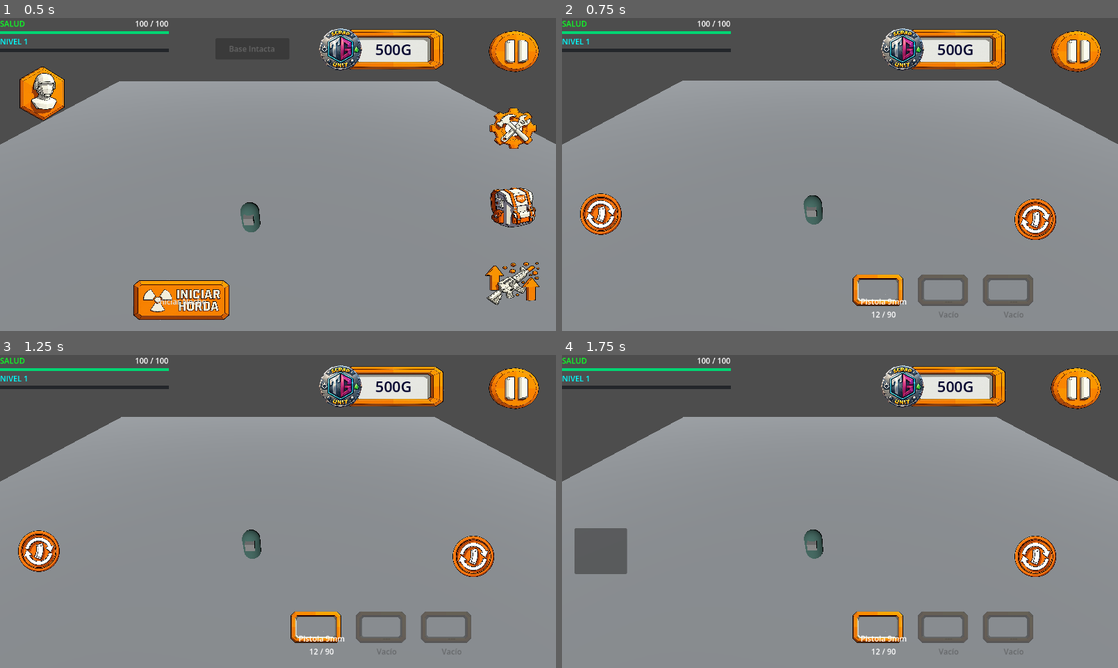
Above: before the commit, frames 1-4 (two rows, left to right).
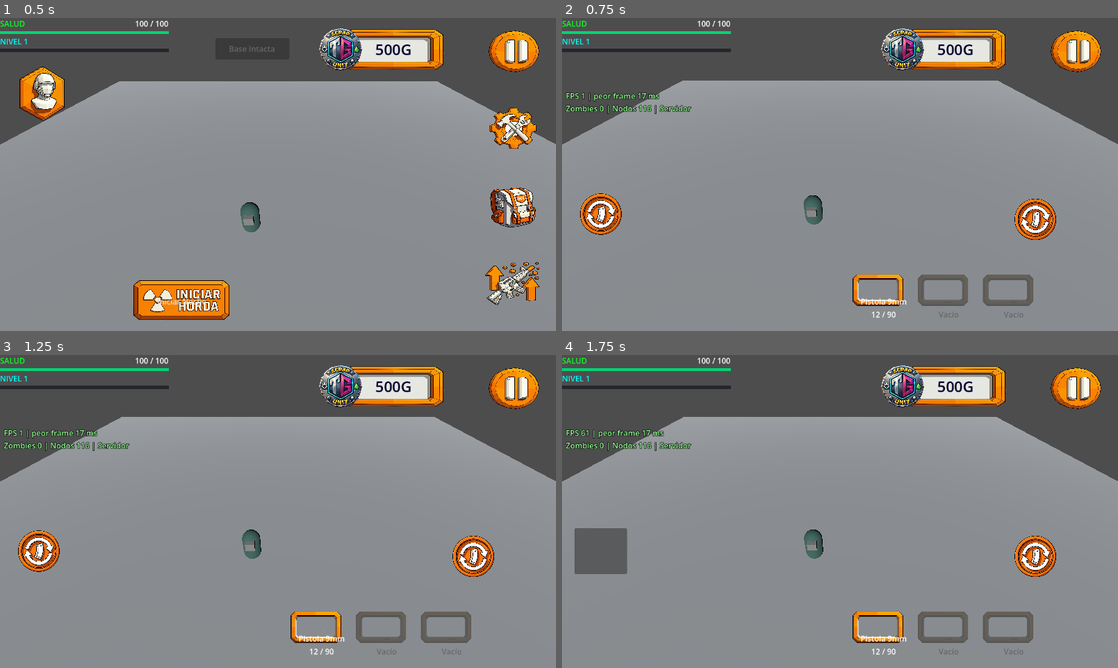
Above: after the commit, the same moments.

Repository: Baloocito/TopindeZombiesGame
Game: Godot game, scene res://scenes/mundo.tscn
The game is run twice, just before and just after one commit, with the same random seed, the same clock (stepped at 60 frames per second) and the same inputs. This scene is started directly instead of the project's main scene.
Inputs (mouse positions are in pixels of both pictures, inside the frame that each line leads up to):
- Up to frame 1 (0.5 s): no input
- Up to frame 2 (0.75 s): click "Iniciar Noche" at 0.5 s
- Up to frame 3 (1.25 s): no input
- Up to frame 4 (1.75 s): click (600, 552) at 1.25 s

Frame 1 is identical in both runs. In frame 2, 0.5% of the frame differs, in the area x 0-24%, y 23-31%; in frame 3, 0.5%; in frame 4, 0.6%.

Commit message:
Fase 1: guardado al cerrar cada noche, Continuar partida y rendimiento
Guardado
- identidad del jugador guardada en el equipo (user://identidad.txt)
- al terminar cada noche cada pantalla manda su personaje al servidor y el
  anfitrion escribe user://partida_guardada.json (equipo, estructuras,
  torretas con arma y balas, planos y cada personaje)
- boton "Continuar partida (Noche N)" en el lobby; cada jugador recupera su
  personaje por identidad (o el primero libre). El Game Over borra el guardado
- quien entra tarde o continua recibe estructuras, planos y precios del equipo

Red
- los sincronizadores de estructuras solo hablan con peers que ya tienen
  Mundo cargado (sin "Node not found" al entrar o continuar)

Rendimiento (medido con 70 zombies en servidor headless)
- zombies con colision de capsula en vez de cilindro: fisica 7,4 -> 3,8 ms
- IA de zombies (buscar presa y ruta) cada 0,25 s en vez de cada frame
- medidor de FPS, peor frame y zombies en builds de depuracion (F3 en PC)

Co-Authored-By: Claude Opus 5.5 <noreply@anthropic.com>
Claude-Session: https://claude.ai/code/session_01SkoGsYVvcyhCwY8ZcnQf1n

Diff:
--- a/prefabs/zombie.tscn
+++ b/prefabs/zombie.tscn
@@ -3,8 +3,9 @@
 [ext_resource type="Script" uid="uid://c6vqddrh24osb" path="res://scripts/zombie.gd" id="1_85317"]
 [ext_resource type="PackedScene" uid="uid://fcjb23b1ra3m" path="res://assets/robot/robot_run.glb" id="2_vlph1"]
 
-[sub_resource type="CylinderShape3D" id="CylinderShape3D_kewk0"]
-radius = 0.6
+[sub_resource type="CapsuleShape3D" id="CylinderShape3D_kewk0"]
+radius = 0.5
+height = 2.0
 
 [sub_resource type="SceneReplicationConfig" id="SceneReplicationConfig_vlph1"]
 properties/0/path = NodePath(".:position")
--- a/scripts/autoload/estado_partida.gd
+++ b/scripts/autoload/estado_partida.gd
@@ -56,9 +56,27 @@
 # ya se cerró" (su id NO está acá, y no tiene token de reconexión válido).
 var ids_iniciales: Array = []
 
+# Identidad del jugador que sobrevive a cerrar el juego (guardada en el
+# equipo). Sirve para devolverle a cada uno SU personaje al continuar una
+# partida guardada. mi_token, en cambio, es solo de esta sesión.
+const RUTA_IDENTIDAD := "user://identidad.txt"
+var id_persistente: String = ""
+
+# Partida guardada que el anfitrión eligió continuar (vacío = partida nueva).
+var partida_a_cargar: Dictionary = {}
+
 func _ready():
 	if mi_token == "":
 		mi_token = str(Time.get_ticks_usec()) + "_" + str(randi())
+	id_persistente = _cargar_o_crear_identidad()
+
+func _cargar_o_crear_identidad() -> String:
+	var existente := FileAccess.get_file_as_string(RUTA_IDENTIDAD).strip_edges()
+	if existente != "": return existente
+	var nuevo := Crypto.new().generate_random_bytes(8).hex_encode()
+	var f := FileAccess.open(RUTA_IDENTIDAD, FileAccess.WRITE)
+	if f: f.store_string(nuevo)
+	return nuevo
 
 # El servidor le informa a cada peer (nuevo o reconectado) cuál es el nombre
 # real de SU nodo de jugador bajo ContenedorJugadores.
@@ -203,7 +221,7 @@
 		# servidor no devolvía el personaje.
 		cliente_reentrando = false
 		mostrar_overlay_texto("Sincronizando partida…")
-		escena_actual.solicitar_sincronizacion_tardia.rpc_id(1, mi_token)
+		escena_actual.solicitar_sincronizacion_tardia.rpc_id(1, mi_token, id_persistente)
 		return
 	# Estamos en el Lobby. Si seguimos conectados mientras cargamos Mundo, el
 	# servidor nos manda los jugadores y zombies que ya existen ANTES de que
--- a/scripts/autoload/guardado_global.gd
+++ b/scripts/autoload/guardado_global.gd
@@ -44,3 +44,26 @@
 			record_oleada = datos_recuperados.get("record_oleada", 1)
 			zombies_totales = datos_recuperados.get("zombies_totales", 0)
 			print("¡Datos Cargados! Récord: Día ", record_oleada)
+
+# ==========================================================
+# PARTIDA EN CURSO (Fase 1: guardado al cerrar cada noche)
+# ==========================================================
+# Solo la guarda el anfitrión. Se sobrescribe al terminar cada noche y se
+# borra con el Game Over.
+const RUTA_PARTIDA := "user://partida_guardada.json"
+
+func guardar_partida(datos: Dictionary) -> void:
+	var f := FileAccess.open(RUTA_PARTIDA, FileAccess.WRITE)
+	if f: f.store_string(JSON.stringify(datos, "\t"))
+
+func existe_partida() -> bool:
+	return FileAccess.file_exists(RUTA_PARTIDA)
+
+func cargar_partida() -> Dictionary:
+	if not existe_partida(): return {}
+	var datos = JSON.parse_string(FileAccess.get_file_as_string(RUTA_PARTIDA))
+	return datos if typeof(datos) == TYPE_DICTIONARY else {}
+
+func borrar_partida() -> void:
+	if existe_partida():
+		DirAccess.remove_absolute(ProjectSettings.globalize_path(RUTA_PARTIDA))
--- a/scripts/base/estructura_base.gd
+++ b/scripts/base/estructura_base.gd
@@ -21,6 +21,17 @@
 func _ready():
 	if not is_in_group("barricadas"):
 		add_to_group("barricadas")
+	# El sincronizador solo le manda datos a quien ya tiene la escena Mundo
+	# cargada y recibió esta estructura. Sin esto, un jugador que todavía
+	# cargaba (o que continuaba una partida guardada) recibía datos de una
+	# estructura que aún no existía en su pantalla ("Node not found").
+	var sync := get_node_or_null("MultiplayerSynchronizer") as MultiplayerSynchronizer
+	if sync and multiplayer.is_server():
+		sync.public_visibility = false
+		var mundo = get_tree().current_scene
+		if mundo and "peers_en_mundo" in mundo:
+			for peer_id in mundo.peers_en_mundo:
+				sync.set_visibility_for(peer_id, true)
 
 # Daño desde zombies (corre en el servidor).
 func recibir_dano(cantidad: int):
--- a/scripts/jugador.gd
+++ b/scripts/jugador.gd
@@ -565,3 +565,63 @@
 
 func stat_en_tope(estadistica: String) -> bool:
 	return puntos_en_stat.get(estadistica, 0) >= int(Balance.stat(estadistica)["tope_puntos"])
+
+# ==========================================================
+# 8. GUARDADO DE PARTIDA (Fase 1)
+# ==========================================================
+# El servidor guarda la partida al cerrar cada noche, pero los datos de cada
+# personaje viven en la pantalla de su dueño. Estas dos funciones los
+# empaquetan para mandarlos al servidor y los restauran al continuar.
+
+func exportar_estado() -> Dictionary:
+	var armas := []
+	for arma in armas_inventario: armas.append(arma.a_diccionario())
+	var equipadas := []
+	for arma in armas_equipadas: equipadas.append(armas_inventario.find(arma) if arma else -1)
+	return {
+		"nivel": nivel, "experiencia": experiencia_actual, "puntos_mejora": puntos_mejora,
+		"puntos_en_stat": puntos_en_stat.duplicate(),
+		"stat_salud_maxima": stat_salud_maxima, "stat_agilidad": stat_agilidad,
+		"stat_destreza": stat_destreza, "stat_ingenieria": stat_ingenieria,
+		"stat_recoleccion": stat_recoleccion,
+		"municion": municion_reserva.duplicate(),
+		"armas": armas, "equipadas": equipadas, "slot_actual": slot_actual
+	}
+
+func importar_estado(d: Dictionary) -> void:
+	if d.is_empty(): return
+	nivel = int(d.get("nivel", 1))
+	experiencia_actual = int(d.get("experiencia", 0))
+	puntos_mejora = int(d.get("puntos_mejora", 0))
+	for k in d.get("puntos_en_stat", {}).keys(): puntos_en_stat[k] = int(d["puntos_en_stat"][k])
+	stat_salud_maxima = int(d.get("stat_salud_maxima", stat_salud_maxima))
+	stat_agilidad = float(d.get("stat_agilidad", stat_agilidad))
+	stat_destreza = float(d.get("stat_destreza", stat_destreza))
+	stat_ingenieria = float(d.get("stat_ingenieria", stat_ingenieria))
+	stat_recoleccion = float(d.get("stat_recoleccion", stat_recoleccion))
+	for tipo in d.get("municion", {}).keys(): municion_reserva[tipo] = int(d["municion"][tipo])
+
+	var armas: Array = d.get("armas", [])
+	if not armas.is_empty():
+		armas_inventario.clear()
+		for datos in armas: armas_inventario.append(ArmaData.desde_diccionario(datos))
+		armas_equipadas.fill(null)
+		var equipadas: Array = d.get("equipadas", [])
+		for i in range(mini(3, equipadas.size())):
+			var idx := int(equipadas[i])
+			if idx >= 0 and idx < armas_inventario.size():
+				equipar_en_slot(armas_inventario[idx], i)
+		arma_actual = null
+		var slot := int(d.get("slot_actual", 0))
+		if slot < 0 or slot > 2 or armas_equipadas[slot] == null:
+			slot = 0
+			for k in range(3):
+				if armas_equipadas[k] != null:
+					slot = k
+					break
+		cambiar_arma(slot)
+
+	salud_actual = stat_salud_maxima
+	actualizar_ui_vida()
+	actualizar_ui_xp()
+	actualizar_ui_municion()
--- a/scripts/lobby.gd
+++ b/scripts/lobby.gd
@@ -40,6 +40,8 @@
 var input_contrasena_unirse: LineEdit
 var label_estado_sala: Label
 var boton_volver: Button
+var boton_continuar: Button
+var _continuando: bool = false
 
 func _ready():
 	boton_iniciar.hide()
@@ -95,7 +97,31 @@
 	boton_volver.pressed.connect(_volver_al_menu)
 	vbox.add_child(boton_volver)
 
+	# --- Continuar la última partida guardada (Fase 1) ---
+	# Solo lo ve quien tiene una partida guardada en este equipo (el anfitrión
+	# de esa partida). Los demás se unen normal y recuperan su personaje.
+	boton_continuar = Button.new()
+	vbox.add_child(boton_continuar)
+	vbox.move_child(boton_continuar, btn_host.get_index() + 1)
+	boton_continuar.pressed.connect(_on_btn_continuar_pressed)
+	var guardada := GuardadoGlobal.cargar_partida()
+	if guardada.is_empty():
+		boton_continuar.hide()
+	else:
+		var n_jugadores := maxi(1, guardada.get("jugadores", {}).size())
+		boton_continuar.text = "Continuar partida (Noche %d, %d jugador%s)" % [int(guardada.get("oleada", 1)), n_jugadores, "" if n_jugadores == 1 else "es"]
+
 	_actualizar_texto_boton_host()
+
+func _on_btn_continuar_pressed():
+	var guardada := GuardadoGlobal.cargar_partida()
+	if guardada.is_empty(): return
+	EstadoPartida.partida_a_cargar = guardada
+	cantidad_deseada = clampi(guardada.get("jugadores", {}).size(), 1, MAX_CLIENTS)
+	spin_cantidad.value = cantidad_deseada
+	_continuando = true
+	_on_btn_host_pressed()
+	_continuando = false
 
 func _actualizar_texto_boton_host():
 	btn_host.text = "Jugar Solo" if cantidad_deseada <= 1 else "Crear Partida (Host)"
@@ -117,6 +143,9 @@
 # BOTONES DE CONEXIÓN
 # ==========================================
 func _on_btn_host_pressed():
+	# Partida nueva salvo que venga de "Continuar partida".
+	if not _continuando:
+		EstadoPartida.partida_a_cargar = {}
 	var error = peer.create_server(EstadoPartida.PUERTO_RED, MAX_CLIENTS)
 	if error != OK:
 		print("Error al crear el Host: ", error)
@@ -165,6 +194,7 @@
 	btn_host.hide()
 	btn_unirse.hide()
 	input_ip.hide()
+	if boton_continuar: boton_continuar.hide()
 	fila_cantidad.hide()
 	input_contrasena_crear.hide()
 	input_contrasena_unirse.hide()
--- a/scripts/mundo.gd
+++ b/scripts/mundo.gd
@@ -186,6 +186,7 @@
 
 func _on_peer_desconectado(id: int):
 	if not multiplayer.is_server(): return
+	peers_en_mundo.erase(id)
 
 	var token = null
 	for t in token_por_id.keys():
@@ -216,7 +217,7 @@
 # NUEVA función: la llama el propio cliente (nuevo O reconectado) cuando YA
 # cargó Mundo.tscn. Un solo punto de entrada para los dos casos.
 @rpc("any_peer", "reliable")
-func solicitar_sincronizacion_tardia(token: String):
+func solicitar_sincronizacion_tardia(token: String, id_persistente: String = ""):
 	if not multiplayer.is_server(): return
 	var id = multiplayer.get_remote_sender_id()
 
@@ -233,6 +234,8 @@
 		token_por_id[token] = id
 		EstadoPartida.informar_id_logico.rpc_id(id, id)
 		sincronizar_jugador_tardio.rpc_id(id, oleada_actual, dinero_global, fase_combate)
+		_enviar_estado_equipo(id)
+		_enviar_datos_guardados(id, id_persistente)
 		return
 
 	# --- ¿Es una reconexión dentro de la ventana de gracia? ---
@@ -252,9 +255,7 @@
 			EstadoPartida.informar_id_logico.rpc_id(id, id_logico)
 			sincronizar_jugador_tardio.rpc_id(id, oleada_actual, dinero_global, fase_combate)
 
-			for estructura in get_children():
-				if estructura.is_in_group("barricadas") and "tipo_estructura" in estructura and "salud_actual" in estructura:
-					reproducir_estructura_para_tardio.rpc_id(id, estructura.tipo_estructura, estructura.global_position, estructura.salud_actual, estructura.salud_maxima)
+			_enviar_estado_equipo(id)
 
 			# Le reproducimos a TODOS los jugadores existentes, incluido el suyo
 			# propio (su cliente es una conexión de red nueva -- nunca recibió
@@ -306,9 +307,8 @@
 		spawnear_jugador(id)
 		EstadoPartida.informar_id_logico.rpc_id(id, id)
 		sincronizar_jugador_tardio.rpc_id(id, oleada_actual, dinero_global, fase_combate)
-		for estructura in get_children():
-			if estructura.is_in_group("barricadas") and "tipo_estructura" in estructura and "salud_actual" in estructura:
-				reproducir_estructura_para_tardio.rpc_id(id, estructura.tipo_estructura, estructura.global_position, estructura.salud_actual, estructura.salud_maxima)
+		_enviar_estado_equipo(id)
+		_enviar_datos_guardados(id, id_persistente)
 		return
 
 	print("Jugador %s intentó entrar a una partida ya en curso sin token válido -- rechazado." % id)
@@ -397,6 +397,7 @@
 	loot.name = "Loot"
 	loot.m = self
 	add_child(loot)
+	$InterfazUI.add_child(MedidorRendimiento.new())
 
 	holograma.visible = false
 	panel_fase.visible = false
@@ -417,7 +418,7 @@
 		# congelada / personaje invisible que no responde. Se oculta solo en
 		# EstadoPartida.informar_id_logico() apenas el servidor confirma.
 		EstadoPartida.mostrar_overlay_texto("Sincronizando partida…")
-		solicitar_sincronizacion_tardia.rpc_id(1, EstadoPartida.mi_token)
+		solicitar_sincronizacion_tardia.rpc_id(1, EstadoPartida.mi_token, EstadoPartida.id_persistente)
 	conectar_botones_combate()
 
 	if multiplayer.is_server():
@@ -438,8 +439,11 @@
 
 		# El Host configura la partida inicial y avisa a todos
 		generar_jugadores_multijugador()
+		if not EstadoPartida.partida_a_cargar.is_empty():
+			_aplicar_partida_guardada(EstadoPartida.partida_a_cargar)
+			EstadoPartida.partida_a_cargar = {}
 		sumar_dinero(0)
-		fase_preparacion_en_red.rpc(1)
+		fase_preparacion_en_red.rpc(oleada_actual, false)
 
 func conectar_botones_combate():
 	var equipar_lambda = func(slot_id: int):
@@ -488,8 +492,10 @@
 	if boton_iniciar and not boton_iniciar.disabled:
 		boton_iniciar.text = "Iniciar Noche (" + str(listos) + "/" + str(totales) + ")"
 
+# dar_bono = false al empezar o continuar una partida: no hay noche recién
+# superada que premiar ni que guardar.
 @rpc("call_local", "reliable")
-func fase_preparacion_en_red(nueva_oleada: int):
+func fase_preparacion_en_red(nueva_oleada: int, dar_bono: bool = true):
 	oleada_actual = nueva_oleada
 	fase_combate = false
 	modo_construccion = false
@@ -509,8 +515,11 @@
 
 	# XP por noche superada (Manual v3 §5). Cada pantalla se la da a SU
 	# jugador: esta función ya corre en todos los peers.
-	if oleada_actual > 1:
+	if dar_bono and oleada_actual > 1:
 		_dar_experiencia_local(Balance.xp_por_noche(oleada_actual - 1))
+		# Guardado al cerrar la noche: cada pantalla manda su personaje al
+		# servidor, que escribe la partida completa.
+		_reportar_mi_estado()
 
 	animar_fase("DÍA " + str(oleada_actual) + ": PREPÁRATE", Color.WHITE)
 	cambiar_fase_ui(false)
@@ -743,6 +752,8 @@
 		if oleada_actual > GuardadoGlobal.record_oleada:
 			GuardadoGlobal.record_oleada = oleada_actual
 		GuardadoGlobal.guardar_datos()
+		# La partida terminó: ya no hay nada que continuar.
+		GuardadoGlobal.borrar_partida()
 
 	texto_game_over.visible = true
 	boton_reiniciar.visible = true
@@ -1085,3 +1096,160 @@
 	tween.tween_interval(3.0)
 	tween.tween_property(etiqueta, "modulate:a", 0.0, 0.6)
 	tween.tween_callback(etiqueta.queue_free)
+
+# ==========================================================
+# 12. GUARDADO AL CERRAR CADA NOCHE Y CONTINUAR (Fase 1)
+# ==========================================================
+# Al terminar una noche (fase_preparacion_en_red), cada pantalla manda los
+# datos de su personaje al servidor, y el servidor escribe la partida
+# completa en el equipo del anfitrión. Al continuar, el servidor reconstruye
+# el equipo y le devuelve a cada jugador su personaje según su identidad
+# guardada (si no la encuentra, le da el primer personaje libre).
+
+var _estado_jugadores: Dictionary = {}      # nombre del nodo del jugador -> datos (servidor)
+var _slots_guardados: Dictionary = {}       # al continuar: nombre viejo -> datos
+var _slots_entregados: Array = []
+var _datos_propios_pendientes: Dictionary = {}
+
+func _reportar_mi_estado():
+	var jugador = obtener_jugador_local()
+	if not jugador: return
+	var datos: Dictionary = jugador.exportar_estado()
+	datos["orden"] = int(str(jugador.name))
+	datos["id_persistente"] = EstadoPartida.id_persistente
+	reportar_estado_jugador.rpc_id(1, datos)
+
+# Se guarda por personaje (nombre del nodo), no por identidad: así dos
+# instancias del juego en el mismo PC (pruebas) no se pisan.
+@rpc("any_peer", "call_local", "reliable")
+func reportar_estado_jugador(datos: Dictionary):
+	if not multiplayer.is_server(): return
+	_estado_jugadores[str(datos.get("orden", 0))] = datos
+	GuardadoGlobal.guardar_partida(_snapshot_partida())
+
+func _snapshot_partida() -> Dictionary:
+	var estructuras := []
+	for n in get_children():
+		if n is EstructuraBase:
+			var e := {"tipo": n.tipo_estructura, "x": n.global_position.x, "y": n.global_position.y, "z": n.global_position.z,
+				"salud": n.salud_actual, "salud_maxima": n.salud_maxima}
+			if "arma_equipada" in n and n.arma_equipada:
+				e["arma"] = n.arma_equipada.a_diccionario()
+				e["balas"] = n.balas_cargadas
+			estructuras.append(e)
+	return {
+		"version": 1,
+		"fecha": Time.get_datetime_string_from_system(),
+		"oleada": oleada_actual,
+		"dinero": dinero_global,
+		"planos": planos_desbloqueados.duplicate(),
+		"nivel_armas": nivel_armas.duplicate(),
+		"construcciones": construcciones_realizadas.duplicate(),
+		"estructuras": estructuras,
+		"jugadores": _estado_jugadores.duplicate(true),
+	}
+
+# Servidor, al arrancar Mundo con una partida guardada.
+func _aplicar_partida_guardada(d: Dictionary):
+	oleada_actual = int(d.get("oleada", 1))
+	dinero_global = int(d.get("dinero", dinero_global))
+	planos_desbloqueados.clear()
+	for p in d.get("planos", []): planos_desbloqueados.append(str(p))
+	for k in d.get("nivel_armas", {}).keys(): nivel_armas[k] = int(d["nivel_armas"][k])
+	for k in d.get("construcciones", {}).keys(): construcciones_realizadas[k] = int(d["construcciones"][k])
+	for e in d.get("estructuras", []):
+		var pos := Vector3(float(e["x"]), float(e["y"]), float(e["z"]))
+		var nodo = _crear_estructura(str(e["tipo"]), pos)
+		if not nodo: continue
+		celdas_ocupadas[_llave_celda(pos)] = true
+		nodo.salud_maxima = int(e["salud_maxima"])
+		nodo.salud_actual = int(e["salud"])
+		if e.has("arma") and "arma_equipada" in nodo:
+			nodo.arma_equipada = ArmaData.desde_diccionario(e["arma"])
+			nodo.balas_cargadas = int(e.get("balas", 0))
+	_slots_guardados = d.get("jugadores", {})
+	# Los personajes que nadie reclamó todavía se siguen guardando, con una
+	# clave aparte para no chocar con los nombres de nodo de esta sesión.
+	_estado_jugadores.clear()
+	for k in _slots_guardados.keys():
+		_estado_jugadores["guardado_" + str(k)] = _slots_guardados[k]
+	# El anfitrión recupera su personaje de inmediato.
+	var mio := _tomar_slot(EstadoPartida.id_persistente, "1")
+	if not mio.is_empty():
+		var jugador = obtener_jugador_local()
+		if jugador: jugador.importar_estado(mio)
+	print("Partida guardada cargada: noche %d, %d jugadores guardados." % [oleada_actual, _slots_guardados.size()])
+
+# Busca el personaje guardado de esta identidad; si no está (otro equipo, o
+# varias instancias en el mismo PC), entrega el primero libre por orden.
+var _slot_de_nombre: Dictionary = {}  # nombre de nodo nuevo -> clave del slot que tomó
+
+func _tomar_slot(id_persistente: String, nombre_nuevo: String) -> Dictionary:
+	if _slots_guardados.is_empty(): return {}
+	# Si este personaje ya recibió su slot (pidió sincronizar dos veces), el mismo.
+	if _slot_de_nombre.has(nombre_nuevo):
+		return _slots_guardados[_slot_de_nombre[nombre_nuevo]]
+	var libres := _slots_guardados.keys().filter(func(k): return not (k in _slots_entregados))
+	if libres.is_empty(): return {}
+	libres.sort_custom(func(a, b): return int(_slots_guardados[a].get("orden", 0)) < int(_slots_guardados[b].get("orden", 0)))
+	var clave: String = libres[0]
+	for k in libres:
+		if str(_slots_guardados[k].get("id_persistente", "")) == id_persistente:
+			clave = k
+			break
+	_slots_entregados.append(clave)
+	_slot_de_nombre[nombre_nuevo] = clave
+	# Desde ahora ese personaje se guarda bajo el nombre de su nodo nuevo.
+	var datos: Dictionary = _slots_guardados[clave]
+	_estado_jugadores.erase("guardado_" + clave)
+	datos["orden"] = int(nombre_nuevo)
+	datos["id_persistente"] = id_persistente
+	_estado_jugadores[nombre_nuevo] = datos
+	return datos
+
+func _enviar_datos_guardados(id_red: int, id_persistente: String):
+	if _slots_guardados.is_empty(): return
+	var datos := _tomar_slot(id_persistente, str(id_red))
+	if not datos.is_empty():
+		cargar_estado_jugador.rpc_id(id_red, datos)
+
+@rpc("authority", "reliable")
+func cargar_estado_jugador(datos: Dictionary):
+	# Puede llegar antes que nuestro personaje: se aplica en _process.
+	_datos_propios_pendientes = datos
+
+func _process(_delta):
+	if _datos_propios_pendientes.is_empty(): return
+	var jugador = obtener_jugador_local()
+	if jugador and jugador.is_inside_tree():
+		jugador.importar_estado(_datos_propios_pendientes)
+		_datos_propios_pendientes = {}
+
+# Peers que ya cargaron Mundo y recibieron el estado del equipo (servidor).
+var peers_en_mundo: Array = []
+
+# Lo que es del equipo y no viaja solo: estructuras, planos y precios.
+func _enviar_estado_equipo(id: int):
+	if not (id in peers_en_mundo): peers_en_mundo.append(id)
+	# Los sincronizadores de estructuras se le abren un momento después, cuando
+	# ya recibió (por RPC confiable) las estructuras que van a sincronizar.
+	get_tree().create_timer(0.5).timeout.connect(func():
+		for e in get_children():
+			if e is EstructuraBase and e.has_node("MultiplayerSynchronizer"):
+				e.get_node("MultiplayerSynchronizer").set_visibility_for(id, true)
+				# Las RPC hacia un nodo también requieren que el peer lo "vea".
+				if "arma_equipada" in e and e.arma_equipada:
+					e.instalar_arma_en_red.rpc_id(id, e.arma_equipada.a_diccionario()))
+	for estructura in get_children():
+		if estructura is EstructuraBase:
+			reproducir_estructura_para_tardio.rpc_id(id, estructura.tipo_estructura, estructura.global_position, estructura.salud_actual, estructura.salud_maxima)
+	sincronizar_equipo.rpc_id(id, planos_desbloqueados, construcciones_realizadas, nivel_armas)
+
+@rpc("authority", "reliable")
+func sincronizar_equipo(planos: Array, construcciones: Dictionary, niveles: Dictionary):
+	planos_desbloqueados.clear()
+	for p in planos: planos_desbloqueados.append(str(p))
+	for k in construcciones.keys(): construcciones_realizadas[k] = int(construcciones[k])
+	for k in niveles.keys(): nivel_armas[k] = int(niveles[k])
+	for e in get_children():
+		if e is EstructuraBase: celdas_ocupadas[_llave_celda(e.global_position)] = true
--- /dev/null
+++ b/scripts/mundo/medidor.gd
@@ -0,0 +1,44 @@
+extends Label
+class_name MedidorRendimiento
+# ==========================================================
+# MEDIDOR DE RENDIMIENTO (Fase 1)
+# ==========================================================
+# Muestra FPS, tiempo de frame, zombies vivos y nodos en escena, para medir
+# en el teléfono cuántos zombies aguanta (Manual v3 §11: tope de 70).
+# Visible en builds de depuración (el APK de prueba); oculto en la versión
+# final. En PC se alterna con F3.
+
+var _acumulado := 0.0
+var _peor_frame_ms := 0.0
+
+func _ready():
+	name = "MedidorRendimiento"
+	mouse_filter = Control.MOUSE_FILTER_IGNORE
+	visible = OS.is_debug_build()
+	position = Vector2(8, 150)
+	add_theme_font_size_override("font_size", 16)
+	add_theme_color_override("font_color", Color(0.6, 1.0, 0.6))
+	add_theme_color_override("font_outline_color", Color.BLACK)
+	add_theme_constant_override("outline_size", 4)
+
+func _unhandled_input(event):
+	if event is InputEventKey and event.pressed and not event.echo and event.keycode == KEY_F3:
+		visible = not visible
+
+func _process(delta):
+	_peor_frame_ms = maxf(_peor_frame_ms, delta * 1000.0)
+	_acumulado += delta
+	if _acumulado < 0.5 or not visible: return
+	_acumulado = 0.0
+	var zombies := get_tree().get_nodes_in_group("enemigos").size()
+	text = "FPS %d | peor frame %.0f ms\nZombies %d | Nodos %d | %s" % [
+		Engine.get_frames_per_second(), _peor_frame_ms, zombies,
+		Performance.get_monitor(Performance.OBJECT_NODE_COUNT),
+		_rol()]
+	_peor_frame_ms = 0.0
+
+func _rol() -> String:
+	var peer := multiplayer.multiplayer_peer
+	if peer == null or peer.get_connection_status() != MultiplayerPeer.CONNECTION_CONNECTED:
+		return "Sin conexión"
+	return "Servidor" if multiplayer.is_server() else "Cliente"
--- a/scripts/zombie.gd
+++ b/scripts/zombie.gd
@@ -29,6 +29,12 @@
 var puede_atacar: bool = true
 var esta_muerto: bool = false
 var tiempo_vivo: float = 0.0
+
+# Rendimiento (Fase 1): buscar presa y recalcular la ruta cada frame, con 70
+# zombies, era lo más caro del servidor. Ahora se hace cada 0,25 s, con un
+# desfase al azar para que no lo hagan todos en el mismo frame.
+const INTERVALO_IA: float = 0.25
+var _temporizador_ia: float = randf() * INTERVALO_IA
 
 # ==========================================================
 # 2. NODOS HIJOS Y AUTORIDAD
@@ -99,14 +105,19 @@
 		return
 
 	# Actualizamos la presa en tiempo real
-	jugador_objetivo = buscar_presa_mas_cercana()
+	_temporizador_ia -= delta
+	var recalcular := _temporizador_ia <= 0.0 or not is_instance_valid(jugador_objetivo)
+	if recalcular:
+		_temporizador_ia = INTERVALO_IA
+		jugador_objetivo = buscar_presa_mas_cercana()
 
 	if is_instance_valid(jugador_objetivo):
 		var distancia_real = global_position.distance_to(jugador_objetivo.global_position)
 
 		if distancia_real > rango_ataque:
 			if agente_nav:
-				agente_nav.target_position = jugador_objetivo.global_position
+				if recalcular:
+					agente_nav.target_position = jugador_objetivo.global_position
 				var siguiente_paso = agente_nav.get_next_path_position()
 
 				var direccion = global_position.direction_to(siguiente_paso)
Not shown, added: scripts/mundo/medidor.gd.uid
